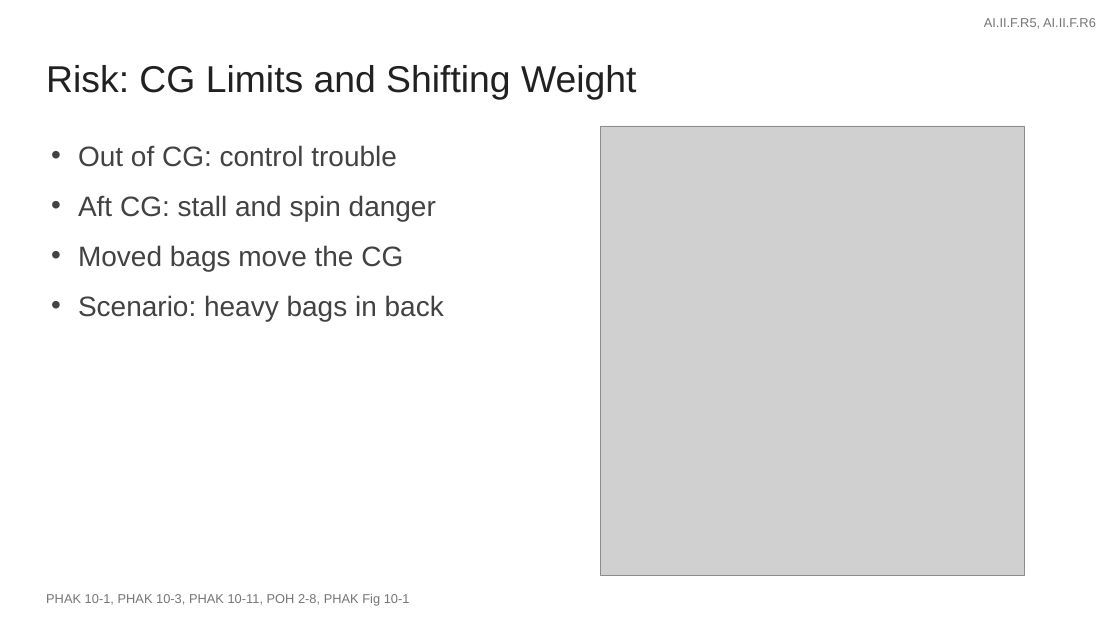
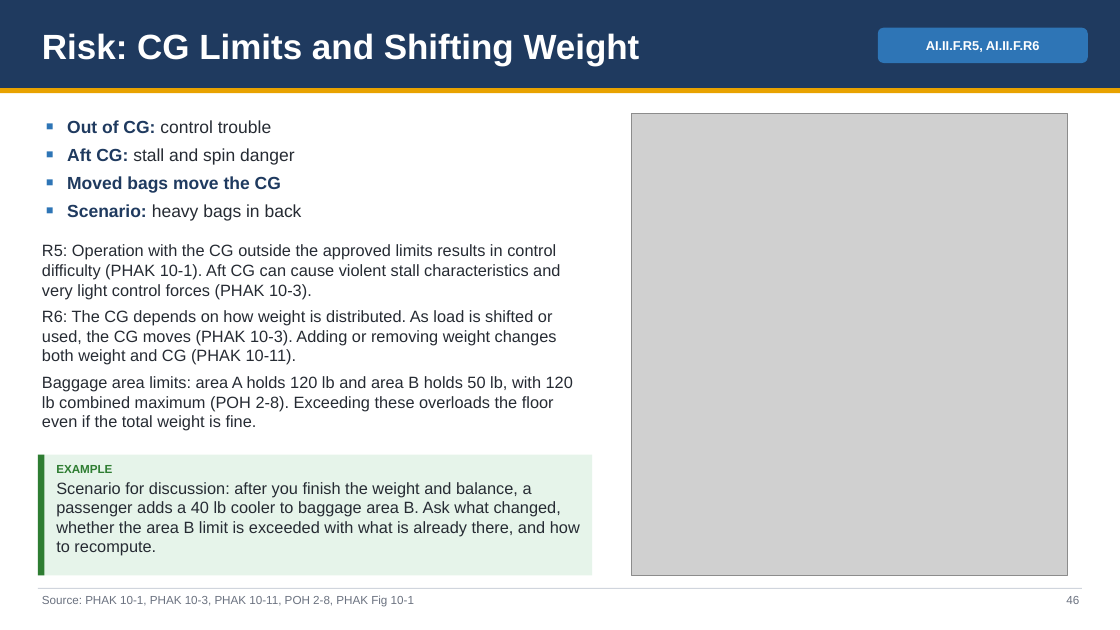
Before and after one commit to greenleeezekial1-glitch/Claude, a slide deck: slide 46 of Area II - Technical Subject Areas/II.F Performance and Limitations - Slides.pptx (slide 39 before the commit). Drawn at 1120x630 pixels with LibreOffice and Linux fonts; fonts in the diff are those of the drawing; grey boxes stand for pictures. Boxes give left, top, right and bottom in pixels: in the first picture for what was removed or moved away, otherwise in the second. Text is boxed around its words. In the diff, an @@ line names an element or a change of style, - is before the commit and + after.

```diff
--- a/Area II - Technical Subject Areas/II.F Performance and Limitations - Slides.pptx
+++ b/Area II - Technical Subject Areas/II.F Performance and Limitations - Slides.pptx
@@ rectangle added at [0, 0, 1120, 88], fill #1F3A5F @@
@@ text "Risk: CG Limits and Shifting ...": place and size @@
-text "Risk: CG Limits and Shifting ..." at [46, 65, 637, 100]
+text "Risk: CG Limits and Shifting ..." at [42, 33, 640, 66]
@@ text "Risk: CG Limits and Shifting ..." at [42, 33, 640, 66]: size 32 to 30 pt, text colour #212121 to #FFFFFF, bold on; less space between paragraphs @@
@@ rounded rectangle "AI.II.F.R5, AI.II.F.R6": place and size @@
-rounded rectangle "AI.II.F.R5, AI.II.F.R6" at [984, 18, 1096, 29]
+rounded rectangle "AI.II.F.R5, AI.II.F.R6" at [878, 28, 1088, 63]
@@ rounded rectangle "AI.II.F.R5, AI.II.F.R6" at [878, 28, 1088, 63]: text colour #757575 to #FFFFFF, bold on; alignment right to centre; less space between paragraphs; vertical alignment top to middle; fill none to #2E75B6 @@
@@ rectangle added at [0, 88, 1120, 93], fill #E8A200 @@
@@ picture: place and size @@
-picture at [601, 126, 1025, 576]
+picture at [632, 113, 1068, 576]
@@ text added at [42, 120, 573, 431], 14 pt, text #262B33 @@
+■ Out of CG: control trouble
+■ Aft CG: stall and spin danger
+■ Moved bags move the CG
+■ Scenario: heavy bags in back
+R5: Operation with the CG outside the approved limits results in control difficulty (PHAK 10-1). Aft CG can cause violent stall characteristics and very light control forces (PHAK 10-3).
+R6: The CG depends on how weight is distributed. As load is shifted or used, the CG moves (PHAK 10-3). Adding or removing weight changes both weight and CG (PHAK 10-11).
+Baggage area limits: area A holds 120 lb and area B holds 50 lb, with 120 lb combined maximum (POH 2-8). Exceeding these overloads the floor even if the total weight is fine.
@@ text removed at [78, 145, 444, 321] @@
-• Out of CG: control trouble
-• Aft CG: stall and spin danger
-• Moved bags move the CG
-• Scenario: heavy bags in back
@@ rectangle added at [38, 455, 592, 576], fill #E6F4EA @@
@@ rectangle added at [38, 455, 45, 576], fill #2E7D32 @@
@@ text added at [56, 465, 580, 556], 14 pt, text #262B33 @@
+EXAMPLE
+Scenario for discussion: after you finish the weight and balance, a passenger adds a 40 lb cooler to baggage area B. Ask what changed, whether the area B limit is exceeded with what is already there, and how to recompute.
@@ rectangle added at [38, 588, 1082, 589], fill #D0D5DD @@
@@ text at [42, 595, 414, 607]: text changed; size 11 to 10 pt; text colour #757575 to #6B7280 @@
-PHAK 10-1, PHAK 10-3, PHAK 10-11, POH 2-8, PHAK Fig 10-1
+Source: PHAK 10-1, PHAK 10-3, PHAK 10-11, POH 2-8, PHAK Fig 10-1
@@ text added at [1066, 596, 1079, 604], 10 pt, text #6B7280 @@
+46
```
Also in this commit, not shown: 41 other slides changed, 8 slides added, 12 other files.
